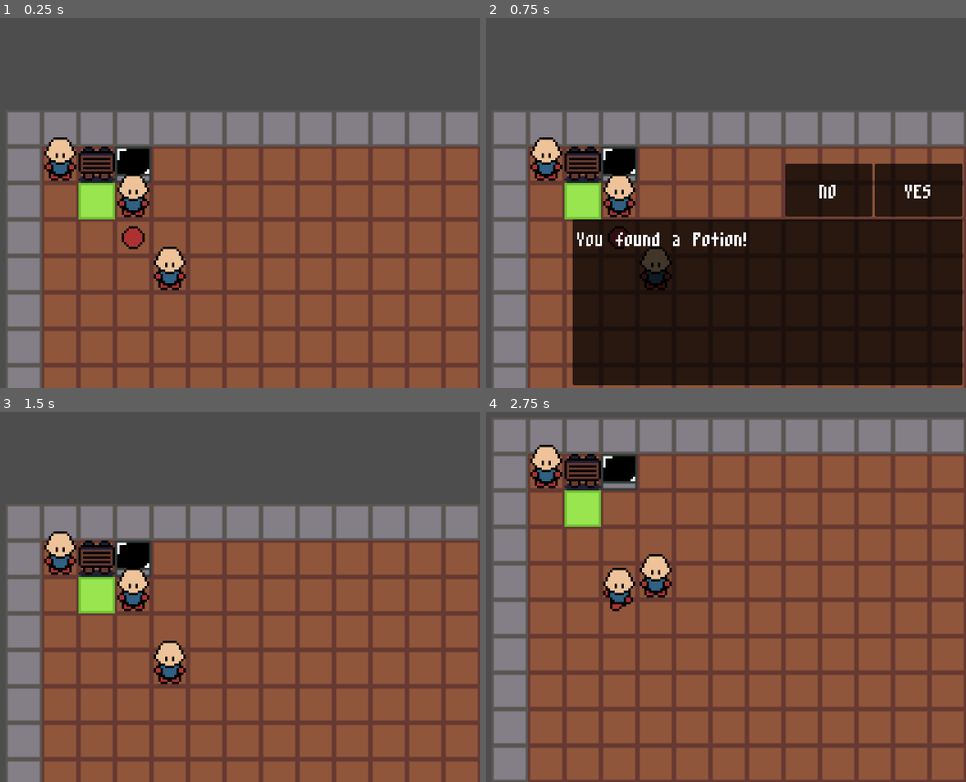
Above: before the commit, frames 1-4 (two rows, left to right).
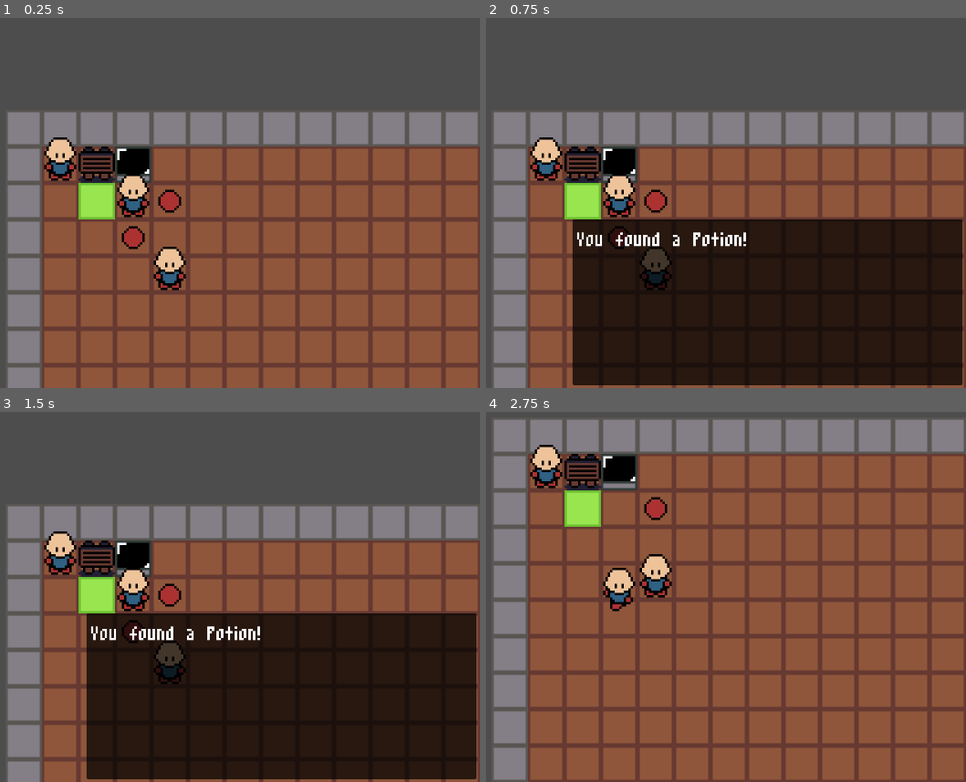
Above: after the commit, the same moments.

Repository: jevonsp/monster-tamer
Game: Godot game, scene res://main/main.tscn
Same seed, same stepped clock (60 frames per second), same inputs: the game is played once before the commit and once after it.
Inputs (mouse positions are in pixels of both pictures, inside the frame that each line leads up to):
- Up to frame 1 (0.25 s): no input
- Up to frame 2 (0.75 s): tap Enter at 0.5 s; move the mouse to (759, 162) at 0.52 s; hold D (right) from 0.53 s (still down); hold Space (yes) from 0.53 s (still down); click (759, 162) at 0.67 s
- Up to frame 3 (1.5 s): release D (right) at 1.25 s; release Space (yes) at 1.25 s; click (432, 585) at 1.25 s, where only the run before the commit has a clickable "YES"
- Up to frame 4 (2.75 s): tap Space (yes) at 2 s; move the mouse to (outside the picture) at 2.02 s; hold S (down) from 2.03 s (still down); tap Shift at 2.1 s

The runs differ from the first frame. In frame 1, 0.2% of the frame differs, in the area x 32-38%, y 46-53%; in frame 2, 5.4%; in frame 3, 36%, in the area x 18-100%, y 46-100%; in frame 4, 0.2%.

Commit message:
Started Capture + Trainer Battle

Diff:
--- a/battle/battle.gd
+++ b/battle/battle.gd
@@ -80,6 +80,7 @@
 	Global.send_player_party.connect(_set_player_party)
 	Global.wild_battle_requested.connect(_start_wild_battle)
 	Global.switch_battle_actors.connect(switch_actors)
+	Global.trainer_battle_requested.connect(_start_trainer_battle)
 	input_handler._connect_signals()
 
 
@@ -99,22 +100,22 @@
 	var monster: Monster = monster_data.set_up(level)
 	enemy_party = [monster]
 	set_enemy_actor(enemy_party[0])
-
 	set_player_actor(player_party[0])
-
 	_set_actors_in_battle()
 
 	await _switch_to_battle()
 
 
-func _start_trainer_battle(trainer_party: Array[Monster]) -> void:
+func _start_trainer_battle(trainer: Trainer) -> void:
 	Global.switch_ui_context.emit(Global.AccessFrom.BATTLE)
 	_clear_actors()
 
-	_set_enemy_party(trainer_party)
+	_set_enemy_party(trainer.party, trainer.party_levels)
 	set_enemy_actor(enemy_party[0])
 	set_player_actor(player_party[0])
+	_set_actors_in_battle()
 
+	await _switch_to_battle()
 
 func _switch_to_battle() -> void:
 	ui_handler._display_current_monsters()
@@ -123,6 +124,7 @@
 	ui_handler.animation_player.play("both_switch_in")
 	await ui_handler.animation_player.animation_finished
 	processing = true
+
 
 func _set_actors_in_battle():
 	for party in [player_party, enemy_party]:
@@ -155,8 +157,10 @@
 	player_party = party
 
 
-func _set_enemy_party(party: Array[Monster]) -> void:
-	enemy_party = party.duplicate()
+func _set_enemy_party(party: Array[MonsterData], levels: Array[int]) -> void:
+	for i in range(len(party)):
+		var monster: Monster = party[i].set_up(levels[i])
+		enemy_party.append(monster)
 
 
 func switch_actors(old: Monster, new: Monster) -> void:
--- a/battle/battle.tscn
+++ b/battle/battle.tscn
@@ -10,7 +10,15 @@
 [ext_resource type="Script" uid="uid://bk6ypbk1qdow6" path="res://battle/battle_text_label.gd" id="4_4mnim"]
 [ext_resource type="PackedScene" uid="uid://lq32c6hrp08x" path="res://battle/player_exp_bar.tscn" id="4_l1kiu"]
 [ext_resource type="Script" uid="uid://j3rccy2xlud6" path="res://battle/animation_container.gd" id="5_l1kiu"]
+[ext_resource type="Texture2D" uid="uid://iikfm8js0p7y" path="res://world_objects/interactable/ground_item/ball.png" id="11_eu6g2"]
 [ext_resource type="Script" uid="uid://b3gf8k8cer2rc" path="res://battle/animation_player.gd" id="11_hvjow"]
+[ext_resource type="Script" uid="uid://celq3cxxijvl3" path="res://battle/item_sprite.gd" id="12_t8p1f"]
+
+[sub_resource type="Curve2D" id="Curve2D_eu6g2"]
+_data = {
+"points": PackedVector2Array(0, 0, 0, 0, 0, 0, 0, 0, 0, 0, 48, -48, 0, 0, 0, 0, 112, -96, 0, 0, 0, 0, 208, -128, 0, 0, 0, 0, 352, -144, 0, 0, 0, 0, 416, -144, 0, 0, 0, 0, 464, -144, 0, 0, 0, 0, 608, -128, 0, 0, 0, 0, 720, -96, 0, 0, 0, 0, 816, -48, 0, 0, 0, 0, 864, 0)
+}
+point_count = 11
 
 [sub_resource type="Animation" id="Animation_4mnim"]
 length = 0.001
@@ -574,6 +582,20 @@
 [node name="AnimationContainer" type="Node2D" parent="." unique_id=1888418741]
 script = ExtResource("5_l1kiu")
 
+[node name="Path2D" type="Path2D" parent="AnimationContainer" unique_id=457981979]
+position = Vector2(224, 272)
+curve = SubResource("Curve2D_eu6g2")
+
+[node name="PathFollow2D" type="PathFollow2D" parent="AnimationContainer/Path2D" unique_id=268699456]
+rotates = false
+
+[node name="ItemSprite" type="Sprite2D" parent="AnimationContainer/Path2D/PathFollow2D" unique_id=1761635139]
+visible = false
+scale = Vector2(8, 8)
+texture = ExtResource("11_eu6g2")
+hframes = 3
+script = ExtResource("12_t8p1f")
+
 [node name="AnimationPlayer" type="AnimationPlayer" parent="." unique_id=1783395323]
 root_node = NodePath("../..")
 libraries/ = SubResource("AnimationLibrary_iorop")
--- a/battle/battle_handler.gd
+++ b/battle/battle_handler.gd
@@ -101,14 +101,14 @@
 
 func _check_enemy_out_of_monsters() -> bool:
 	for monster in battle.enemy_party:
-		if not monster.is_fainted:
+		if monster.is_able_to_fight:
 			return false
 	return true
 
 
 func _check_player_out_of_monsters() -> bool:
 	for monster in battle.player_party:
-		if not monster.is_fainted:
+		if monster.is_able_to_fight:
 			return false
 	return true
 
--- /dev/null
+++ b/battle/item_sprite.gd
@@ -0,0 +1,59 @@
+extends Sprite2D
+const BALL = preload("uid://iikfm8js0p7y")
+var starting_pos: Vector2
+@onready var path_follow_2d: PathFollow2D = $".."
+@onready var enemy_texture_rect: TextureRect = $"../../../../Content/EnemyTextureRect"
+
+func _ready() -> void:
+	Global.send_item_throw_animation.connect(_on_item_throw_animation_recieved)
+	Global.send_item_wiggle.connect(_animate_ball_shake)
+	Global.send_capture_animation.connect(_animate_capture)
+	Global.send_escape_animation.connect(_animate_escape)
+
+func _on_item_throw_animation_recieved(item: Item) -> void:
+	if item.battle_texture:
+		texture = item.battle_texture
+	visible = true
+	await _animate_throw_item()
+
+
+func _animate_throw_item() -> void:
+	var tween = get_tree().create_tween()
+	tween.tween_property(path_follow_2d, "progress_ratio", 1.0, 0.5)
+	await tween.finished
+	enemy_texture_rect.visible = false
+	Global.item_animation_complete.emit()
+
+
+func _animate_ball_shake(times: int) -> void:
+	print("shake started, times: ", times)
+	print("tree paused: ", get_tree().paused)
+	await get_tree().process_frame
+	print("got a frame")
+	print("tree paused: ", get_tree().paused)
+	Global.wiggle_animation_complete.emit()
+
+
+func _animate_capture() -> void:
+	await get_tree().process_frame
+	reset_ball()
+	reset_enemy()
+	Global.capture_or_escape_animation_complete.emit()
+
+
+func _animate_escape() -> void:
+	await get_tree().process_frame
+	reset_ball()
+	reset_enemy()
+	Global.capture_or_escape_animation_complete.emit()
+
+
+func reset_ball() -> void:
+	path_follow_2d.progress_ratio = 0.0
+	texture = BALL
+	hframes = 3
+	visible = false
+
+
+func reset_enemy() -> void:
+	enemy_texture_rect.visible = true
--- a/classes/Monster.gd
+++ b/classes/Monster.gd
@@ -20,6 +20,9 @@
 @export var is_player_monster: bool = false
 
 @export var is_fainted: bool = false
+@export var is_captured: bool = false
+var is_able_to_fight: bool:
+	get: return not is_fainted and not is_captured
 @export var was_active_in_battle: bool = false
 @export var player_in_battle: bool = false
 
@@ -122,3 +125,12 @@
 	var ta: Array[String] = ["%s leveled up to %s." % [name, level]]
 	Global.send_battle_text_box.emit(ta, false)
 	await Global.text_box_complete
+
+
+func attempt_catch(item: Item, actor: Monster) -> Dictionary:
+	var catch_rate = item.catch_effect.catch_rate_modifier
+	var result = {
+		"times": 3,
+		"success": true
+	}
+	return result
--- a/classes/Move.gd
+++ b/classes/Move.gd
@@ -27,12 +27,13 @@
 	await Global.hitpoints_animation_complete
 
 	var post_text: Array[String] = []
-	if efficacy > 1.0:
-		post_text.append("It's super effective!")
-	if efficacy < 1.0:
-		post_text.append("It's not very effective...")
 
 	post_text.append("It dealt %s damage!" % [damage])
+
+	if efficacy > 1.0:
+		post_text[0] += "\nIt's super effective!"
+	if efficacy < 1.0:
+		post_text[0] += "\nIt's not very effective..."
 
 	print(post_text)
 
--- a/items/CatchEffect.gd
+++ b/items/CatchEffect.gd
@@ -3,5 +3,38 @@
 
 @export var catch_rate_modifier: float = 1.0
 
-func execute(actor: Monster, target: Monster) -> void:
-	pass
+func execute(item: Item, actor: Monster, target: Monster) -> void:
+	Global.send_item_throw_animation.emit(item)
+	await Global.item_animation_complete
+
+	var result = target.attempt_catch(item, actor)
+	var times = result["times"]
+
+	Global.send_item_wiggle.emit(times)
+	print("waiting for wiggle")
+	await Global.wiggle_animation_complete
+	print("wiggle done")
+
+	var post_text: Array[String] = []
+
+	if result["success"] == true:
+		target.is_captured = true
+		post_text.append("The enemy %s was captured!" % target.name)
+		Global.send_capture_animation.emit()
+		Global.capture_monster.emit(target)
+	else:
+		Global.send_escape_animation.emit()
+		match times:
+			0:
+				post_text.append("The enemy escaped with no effort at all!")
+			1:
+				post_text.append("Dang, it escaped easily!")
+			2:
+				post_text.append("We almost got it that time!")
+			3:
+				post_text.append("Oh no! It was SO close!")
+
+	await Global.capture_or_escape_animation_complete
+
+	Global.send_battle_text_box.emit(post_text, false)
+	await Global.text_box_complete
--- a/items/HealingEffect.gd
+++ b/items/HealingEffect.gd
@@ -7,11 +7,13 @@
 func execute(_actor: Monster, target: Monster) -> void:
 	target.heal(base_healing, revives)
 	await Global.hitpoints_animation_complete
-	var post_text: Array[String]
+
+	var post_text: Array[String] = [""]
 	if revives:
-		post_text = ["%s was revived!" % [target.name]]
-	else:
-		post_text = ["It healed %s hitpoints!" % [base_healing]]
+		post_text[0] += "%s was revived!\n" % [target.name]
+	if base_healing > 0:
+		post_text[0] += "It healed %s hitpoints!" % [base_healing]
+
 	Global.send_battle_text_box.emit(post_text, false)
 	await Global.text_box_complete
 
--- a/items/Item.gd
+++ b/items/Item.gd
@@ -4,7 +4,8 @@
 @export var name: String = ""
 @export var ground_texture: Texture2D
 @export var inventory_texture: Texture2D
-@export var description: String = ""
+@export var battle_texture: Texture2D
+@export_multiline var description: String = ""
 @export_range(-5, 5) var priority: int = 0
 
 @export var use_effect: ItemEffect
@@ -15,10 +16,11 @@
 func execute(actor: Monster, target: Monster) -> void:
 	var pre_text: Array[String] = ["Used a %s on %s" % [name, target.name]]
 	Global.send_battle_text_box.emit(pre_text, true)
+	await Global.text_box_complete
 
 	if catch_effect:
 		@warning_ignore("redundant_await")
-		await catch_effect.execute(actor, target)
+		await catch_effect.execute(self, actor, target)
 	elif use_effect:
 		@warning_ignore("redundant_await")
 		await use_effect.execute(actor, target)
--- /dev/null
+++ b/items/base_ball/base_ball.tres
@@ -0,0 +1,15 @@
+[gd_resource type="Resource" script_class="Item" format=3 uid="uid://bxx0p3qhlq7yk"]
+
+[ext_resource type="Script" uid="uid://c3s5668st8huq" path="res://items/Item.gd" id="1_6jgfq"]
+[ext_resource type="Script" uid="uid://bbhoakte3v5lq" path="res://items/CatchEffect.gd" id="1_c33wt"]
+
+[sub_resource type="Resource" id="Resource_am3ku"]
+script = ExtResource("1_c33wt")
+metadata/_custom_type_script = "uid://bbhoakte3v5lq"
+
+[resource]
+script = ExtResource("1_6jgfq")
+name = "Ball"
+description = "For catching low level monsters."
+catch_effect = SubResource("Resource_am3ku")
+metadata/_custom_type_script = "uid://c3s5668st8huq"
--- a/main/Global.gd
+++ b/main/Global.gd
@@ -14,11 +14,13 @@
 signal battle_started
 #endregion
 
-#region Wild Zone
+#region Wild/Trainer
 signal wild_battle_requested(mon_data: MonsterData, level: int)
+signal trainer_battle_requested(trainer: Trainer)
 #endregion
 
 #region Party
+signal capture_monster(monster: Monster)
 signal send_player_party(party: Array[Monster])
 signal send_player_storage(storage: Array[Monster])
 signal send_player_party_and_storage(party: Array[Monster], storage: Dictionary)
@@ -84,6 +86,13 @@
 signal send_battle_text_box(text: Array[String], auto_complete: bool)
 signal send_move_animation(scene: PackedScene)
 signal move_animation_complete
+signal send_item_throw_animation(item: Item)
+signal item_animation_complete
+signal send_item_wiggle(times: int)
+signal wiggle_animation_complete
+signal send_capture_animation
+signal send_escape_animation
+signal capture_or_escape_animation_complete
 signal send_sprite_shake(target: Monster)
 signal send_hitpoints_change(target: Monster, new_hp: int)
 signal hitpoints_animation_complete
--- a/main/main.tscn
+++ b/main/main.tscn
@@ -20,7 +20,10 @@
 [ext_resource type="PackedScene" uid="uid://bx454q08456b7" path="res://world_objects/interactable/ground_item/ground_item.tscn" id="15_5xyti"]
 [ext_resource type="PackedScene" uid="uid://ch4kvp8k6tpxs" path="res://world_objects/interactable/npc/trainer/trainer.tscn" id="16_n3o0a"]
 [ext_resource type="Resource" uid="uid://c2vdpfxevsbcy" path="res://items/potion/potion.tres" id="17_s758e"]
+[ext_resource type="Script" uid="uid://vx6b6njwqnde" path="res://classes/MonsterData.gd" id="18_n53tw"]
+[ext_resource type="Resource" uid="uid://dnpr3t8vm34dc" path="res://monsters/fox_mcleaf/fox_mcleaf.tres" id="19_d00gp"]
 [ext_resource type="PackedScene" uid="uid://b5a6d0pcrx4rd" path="res://world_objects/interactable/static_object/storage.tscn" id="20_q0sk7"]
+[ext_resource type="Resource" uid="uid://bxx0p3qhlq7yk" path="res://items/base_ball/base_ball.tres" id="20_re7it"]
 [ext_resource type="PackedScene" uid="uid://dqpocp0lr7l2e" path="res://world_objects/interactable/static_object/storage_component.tscn" id="21_vapsy"]
 
 [sub_resource type="Resource" id="Resource_fwcvl"]
@@ -98,19 +101,26 @@
 
 [node name="Trainer" parent="." unique_id=1980082865 instance=ExtResource("16_n3o0a")]
 position = Vector2(64, 64)
+party = Array[ExtResource("18_n53tw")]([ExtResource("19_d00gp")])
+party_levels = Array[int]([1])
 starting_tile = Vector2(64, 64)
 initial_direction = 2
 is_defeated = false
 dialogue = Array[String](["Lets battle!"])
 
-[node name="Sign" parent="." unique_id=425176937 instance=ExtResource("14_73k8k")]
+[node name="GroundItems" type="Node" parent="." unique_id=367338342]
+
+[node name="Potion" parent="GroundItems" unique_id=726795139 instance=ExtResource("15_5xyti")]
+position = Vector2(48, 48)
+item = ExtResource("17_s758e")
+
+[node name="BaseBall" parent="GroundItems" unique_id=425176937 instance=ExtResource("15_5xyti")]
+position = Vector2(64, 32)
+item = ExtResource("20_re7it")
+
+[node name="Sign" parent="." unique_id=1974786927 instance=ExtResource("14_73k8k")]
 position = Vector2(32, 16)
 text = Array[String](["This is a sign."])
-
-[node name="GroundItem" parent="." unique_id=726795139 instance=ExtResource("15_5xyti")]
-position = Vector2(48, 48)
-item = ExtResource("17_s758e")
-is_question = true
 
 [node name="Storage" parent="." unique_id=433198224 node_paths=PackedStringArray("components") instance=ExtResource("20_q0sk7")]
 position = Vector2(48, 16)
--- a/player/party_handler.gd
+++ b/player/party_handler.gd
@@ -6,6 +6,7 @@
 
 
 func bind_signals() -> void:
+	Global.capture_monster.connect(add)
 	Global.player_party_requested.connect(send_player_party)
 	Global.send_monster_death_experience.connect(_grant_party_experience)
 	Global.request_switch_creation.connect(_on_request_switch_creation)
--- a/trainer.gd
+++ b/trainer.gd
@@ -5,7 +5,10 @@
 	set(value):
 		vision_range = value
 		_update_tiles_in_sight()
+@export var party: Array[MonsterData] = []
+@export var party_levels: Array[int] = []
 #region Variables
+@export_subgroup("Variables")
 @export var starting_tile: Vector2 = Vector2.ZERO
 @export var initial_direction: Direction = Direction.NONE
 @export var is_defeated: bool = false
@@ -40,12 +43,14 @@
 func check_vision_collision(pos: Vector2) -> void:
 	for i in range(len(tiles_in_sight)):
 		if pos == tiles_in_sight[i]:
+			Global.player_party_requested.emit()
 			Global.toggle_player.emit()
 			await animate_exclamation()
 			if i > 0:
 				await walk_list_tiles([tiles_in_sight[i - 1]])
-			_say_dialogue()
-			return
+			await _say_dialogue()
+			Global.trainer_battle_requested.emit(self)
+			Global.battle_started.emit()
 
 
 func reset_position() -> void:
--- a/ui/inventory.gd
+++ b/ui/inventory.gd
@@ -100,6 +100,9 @@
 			if is_giving and item.held_effect == null:
 				await show_cant_hold_text()
 				return
+			if is_using and item.use_effect == null:
+				await show_cant_use_text()
+				return
 			_toggle_visible()
 			_toggle_giving(false)
 			_toggle_using(false)
@@ -107,9 +110,11 @@
 			Global.switch_ui_context.emit(Global.AccessFrom.PARTY)
 			Global.request_open_party.emit()
 		Global.AccessFrom.BATTLE:
-			if item.use_effect == null:
-				await show_cant_use_text()
-				return
+			if item.use_effect == null and item.catch_effect == null:
+				await show_cant_use_in_battle_text()
+				last_focused_button.grab_focus()
+				return
+
 			Global.add_item_to_turn_queue.emit(item)
 			Global.item_used.emit(item)
 			_toggle_visible()
@@ -197,7 +202,13 @@
 func show_cant_use_text() -> void:
 	var ta: Array[String] = ["That item isn't usable!"]
 	Global.send_overworld_text_box.emit(self, ta, true, false, false)
-	await Global.overworld_text_box_complete
+	await Global.text_box_complete
+
+
+func show_cant_use_in_battle_text() -> void:
+	var ta: Array[String] = ["That item isn't usable!"]
+	Global.send_battle_text_box.emit(ta, true)
+	await Global.text_box_complete
 
 
 func show_cant_hold_text() -> void:
--- a/ui/inventory.tscn
+++ b/ui/inventory.tscn
@@ -1,7 +1,6 @@
 [gd_scene format=3 uid="uid://bdu1o6lykdp4n"]
 
 [ext_resource type="Script" uid="uid://by733glh2208p" path="res://ui/inventory.gd" id="1_70ao8"]
-[ext_resource type="PackedScene" uid="uid://cq60mqy70b8je" path="res://ui/inventory_panel.tscn" id="1_kosh3"]
 
 [node name="Inventory" type="Control" unique_id=713585617]
 layout_mode = 3
@@ -39,9 +38,6 @@
 layout_mode = 2
 size_flags_horizontal = 6
 size_flags_vertical = 6
-
-[node name="InventoryPanel" parent="ScrollContainer/MarginContainer/VBoxContainer" unique_id=444482965 instance=ExtResource("1_kosh3")]
-layout_mode = 2
 
 [node name="Options" type="VBoxContainer" parent="." unique_id=1103134984]
 visible = false
--- a/world_objects/interactable/npc/npc.gd
+++ b/world_objects/interactable/npc/npc.gd
@@ -65,6 +65,7 @@
 	var iq = question if question != null else is_question
 	var tp = true # Toggles Player
 	Global.send_overworld_text_box.emit(self, dia, ac, iq, tp)
+	await Global.text_box_complete
 
 
 func trigger() -> void:
Not shown, added: battle/item_sprite.gd.uid
